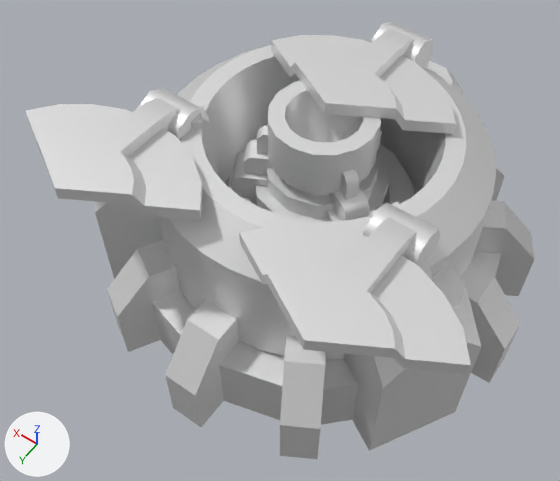
Before and after pictures for a commit that changed the glTF model glb/legperdition.glb.
Rendered twice from a camera (50 mm lens) standing at (-44.1, 72.9, 114.2) and looking at (3.5, 6.3, 9.6). The lights are fixed; the arrows at lower left show +X, +Y and +Z. The older version comes first. Where no turn or scale is listed for an object, it has been applied to the vertices.

Names of what the first picture shows: 'barrel', 'base', 'fflap', 'lflap', 'rflap', 'sleeve', 'sleeve2', 'turret'.
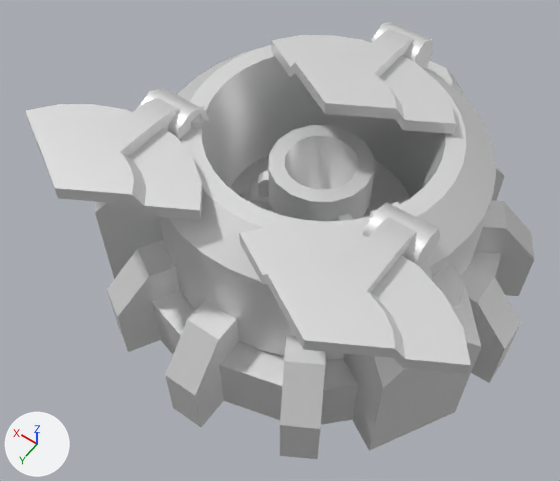
ob_aimy1 is not drawn itself; it is the parent of ob_aimx1, ob_dir.

Where the change shows, as pixel boxes (x1, y1, x2, y2) in the pictures (560 x 481 px):
'barrel', moved
    before: (256, 81, 381, 200)
    after: (258, 125, 374, 222)
'sleeve2', moved (mostly hidden afterwards)
    before: (244, 140, 379, 221)
    after: (247, 182, 373, 217)
'sleeve', moved (mostly hidden afterwards)
    before: (231, 131, 389, 222)
    after: (239, 172, 376, 200)
'turret', moved (not visible afterwards)
    before: (225, 144, 415, 204)

The change, as a list of edits to the scene's bpy script:
```text
Change ob_aimy1:
    ob_aimy1.location: (0.0, 0.0, 10.28) -> (0.0, 0.0, 0.278)
```
